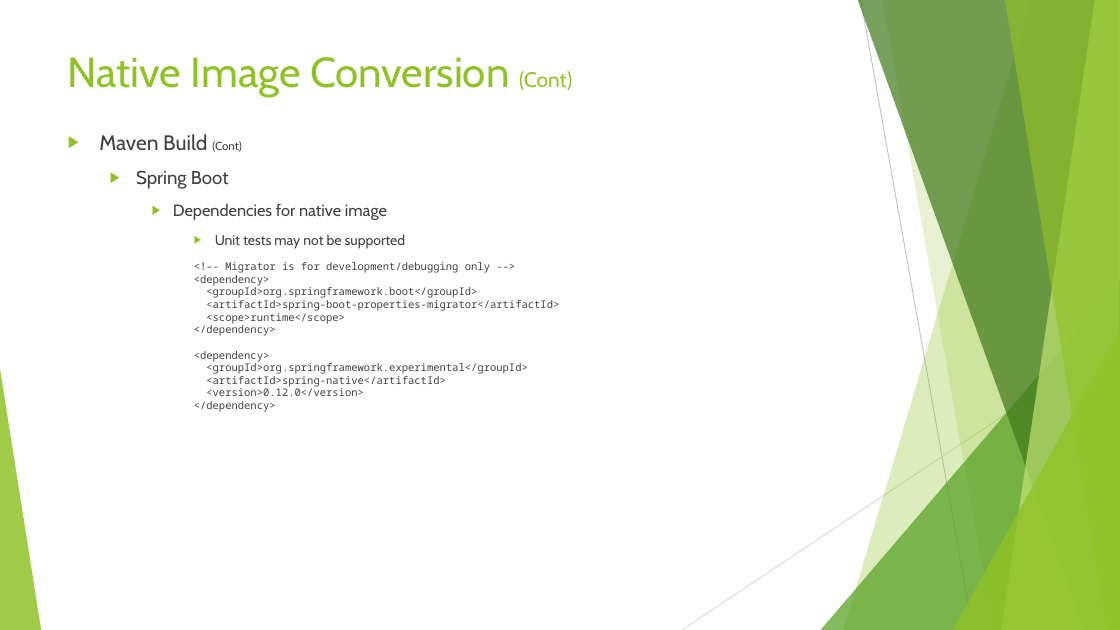
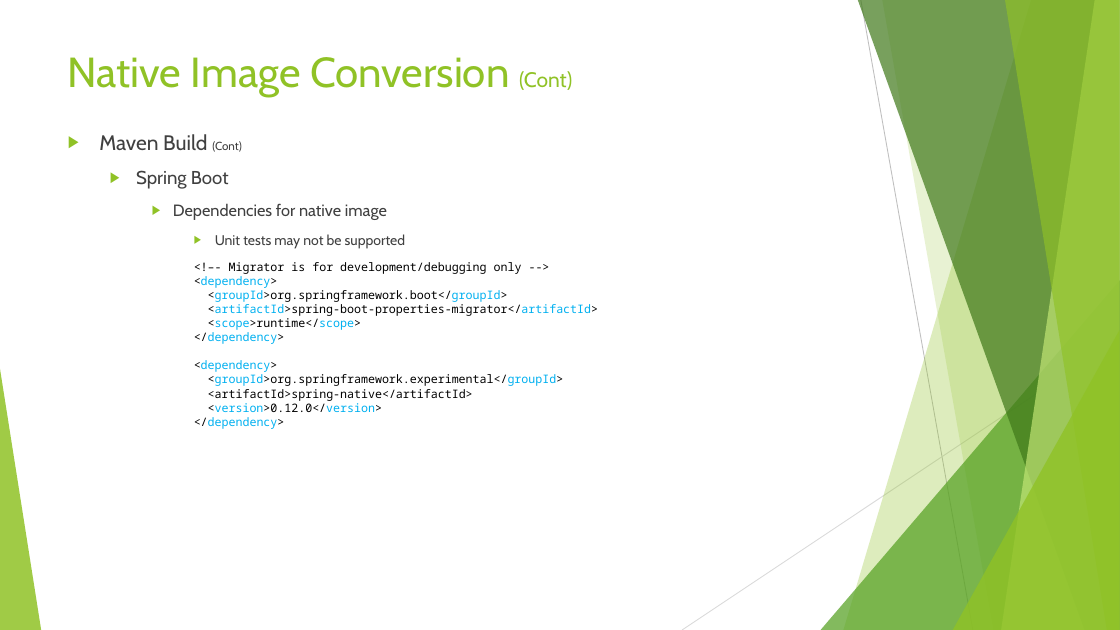
Before and after one commit to Rohan427/Qpid4Graal, a slide deck: slide 29 of doc/reference/GraalVm _Upgrade.pptx. Drawn at 1120x630 pixels with LibreOffice and Linux fonts; fonts in the diff are those of the drawing. Boxes give left, top, right and bottom in pixels: in the first picture for what was removed or moved away, otherwise in the second. Text is boxed around its words. In the diff, an @@ line names an element or a change of style, - is before the commit and + after.

```diff
--- a/doc/reference/GraalVm _Upgrade.pptx
+++ b/doc/reference/GraalVm _Upgrade.pptx
@@ text at (x1=194, y1=262, x2=598, y2=429): size 9 to 10 pt, text colour #404040 to #000000 in "<!–- Migrator is for development/debugging only -->", "<dependency>", "<groupId>org.springframework.boot</groupId>", "<artifactId>spring-boot-properties-migrator</artifactId>" and 7 more places; text colour #404040 to #00B0F0 in "<dependency>", "<groupId>org.springframework.boot</groupId>", "<artifactId>spring-boot-properties-migrator</artifactId>", "<scope>runtime</scope>" and 5 more places @@
```
Also in this commit, not shown: 11 other slides changed, 1 slide removed.
